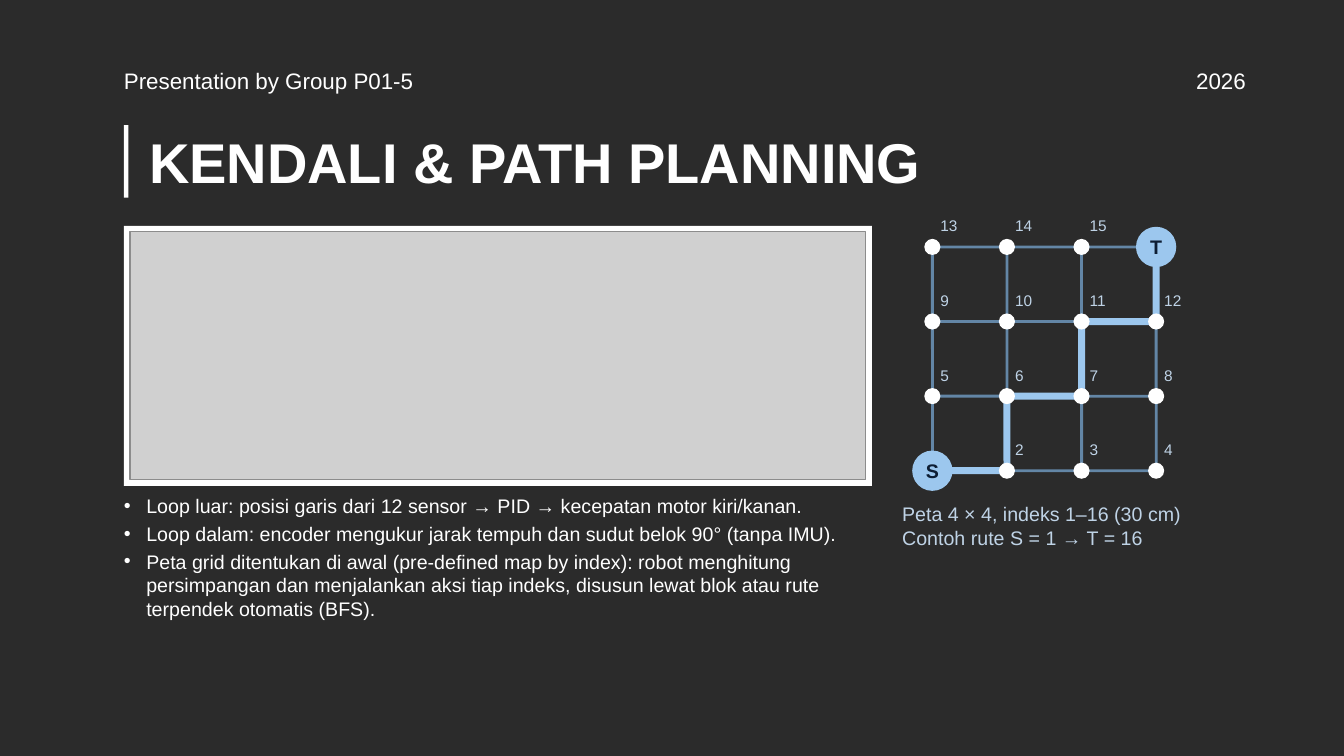
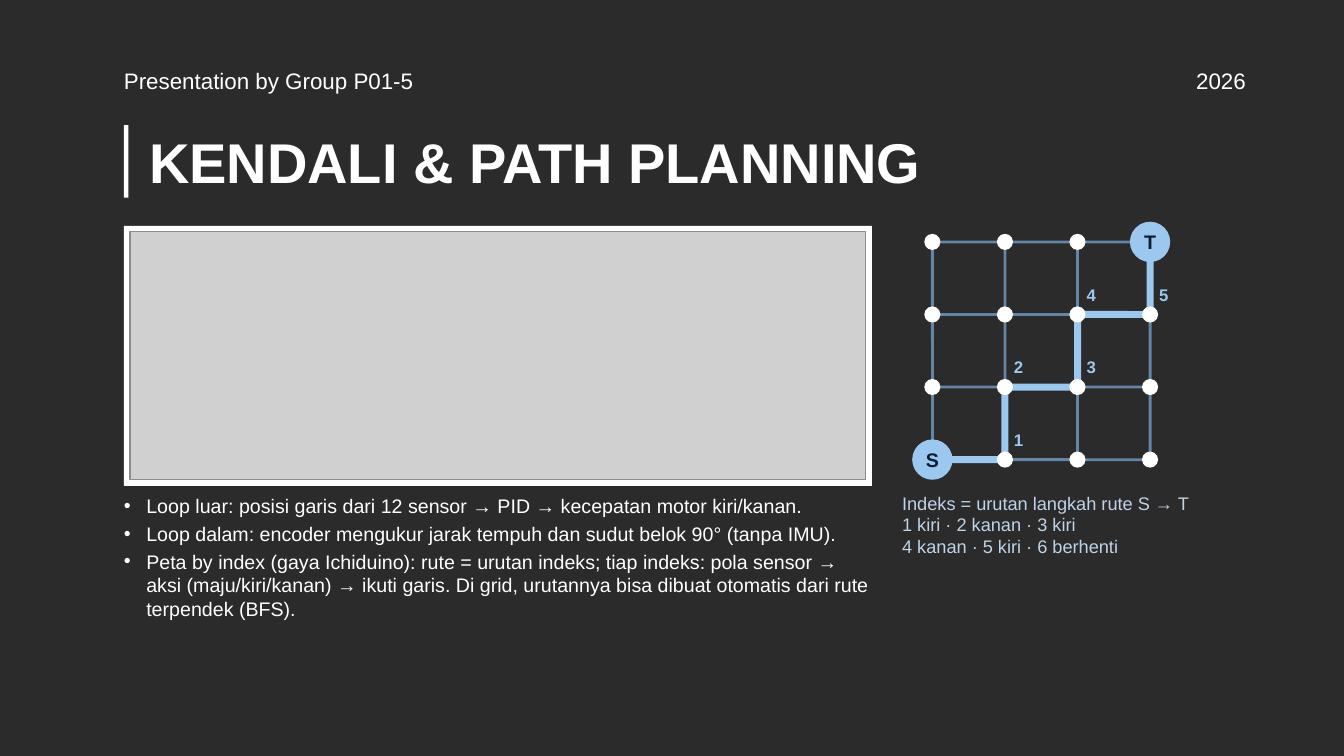
Before and after one commit to Mervs111/Line-Follower-Racer, a slide deck: slide 8 of docs/pitching-rab/LFM_Pitching_RAB_P01-5.pptx. Drawn at 1344x756 pixels with LibreOffice and Linux fonts; fonts in the diff are those of the drawing; grey boxes stand for pictures; background and template pictures are left out; a plain dark background stands for a picture behind light text. Boxes give left, top, right and bottom in pixels: in the first picture for what was removed or moved away, otherwise in the second. Text is boxed around its words. In the diff, an @@ line names an element or a change of style, - is before the commit and + after.

```diff
--- a/docs/pitching-rab/LFM_Pitching_RAB_P01-5.pptx
+++ b/docs/pitching-rab/LFM_Pitching_RAB_P01-5.pptx
@@ text removed at (940,220,957,231) @@
-13
@@ text removed at (1015,220,1032,231) @@
-14
@@ text removed at (1090,220,1107,231) @@
-15
@@ 5 ellipses, 3 lines, 1 text: place and size @@
-5 ellipses, 3 lines, 1 text at (1074,227,1177,396)
+5 ellipses, 3 lines, 1 text at (1070,222,1171,387)
@@ line moved from (933, 247) - (1156, 247) to (933, 242) - (1150, 242) @@
@@ line moved from (933, 247) - (933, 471) to (933, 242) - (933, 460) @@
@@ line moved from (1007, 247) - (1007, 471) to (1005, 242) - (1005, 460) @@
@@ line moved from (1082, 247) - (1082, 471) to (1078, 242) - (1078, 460) @@
@@ line moved from (1156, 247) - (1156, 471) to (1150, 242) - (1150, 460) @@
@@ text removed at (940,295,949,306) @@
-9
@@ text removed at (1015,295,1032,306) @@
-10
@@ size 11 to 12 pt, text colour #BFD3E6 to #9CC7EE, bold on in 4 elements at (1014,361,1023,373), (1087,361,1096,373), (1159,289,1168,301), (1087,289,1096,301) @@
@@ text "4": place and size @@
-text "4" at (1164,444,1173,455)
+text "4" at (1087,289,1096,301)
@@ text removed at (1090,295,1106,306) @@
-11
@@ text "5": place and size @@
-text "5" at (940,370,949,381)
+text "5" at (1159,289,1168,301)
@@ text removed at (1164,295,1181,306) @@
-12
@@ line moved from (933, 322) - (1156, 322) to (933, 315) - (1150, 315) @@
@@ 4 ellipses: place and size @@
-4 ellipses at (925,239,1015,330)
+4 ellipses at (925,234,1013,323)
@@ text "2": place and size @@
-text "2" at (1015,444,1024,455)
+text "2" at (1014,361,1023,373)
@@ text "3": place and size @@
-text "3" at (1090,444,1099,455)
+text "3" at (1087,361,1096,373)
@@ line moved from (933, 396) - (1156, 396) to (933, 387) - (1150, 387) @@
@@ text removed at (1015,370,1024,381) @@
-6
@@ text removed at (1090,370,1099,381) @@
-7
@@ text removed at (1164,370,1173,381) @@
-8
@@ 5 ellipses, 3 lines, 1 text: place and size @@
-5 ellipses, 3 lines, 1 text at (912,388,1082,491)
+5 ellipses, 3 lines, 1 text at (912,379,1078,480)
@@ text added at (1014,434,1023,446), 12 pt, text #9CC7EE, bold @@
+1
@@ line moved from (933, 471) - (1156, 471) to (933, 460) - (1150, 460) @@
@@ 4 ellipses: place and size @@
-4 ellipses at (1074,388,1165,479)
+4 ellipses at (1070,379,1158,468)
@@ text at (902,497,1189,553): text changed; size 14 to 13 pt @@
-Peta 4 × 4, indeks 1–16 (30 cm)
-Contoh rute S = 1 → T = 16
+Indeks = urutan langkah rute S → T
+1 kiri · 2 kanan · 3 kiri
+4 kanan · 5 kiri · 6 berhenti
@@ text at (146,554,868,620): text changed @@
-• Peta grid ditentukan di awal (pre-defined map by index): robot menghitung persimpangan dan menjalankan aksi tiap indeks, disusun lewat blok atau rute terpendek otomatis (BFS).
+• Peta by index (gaya Ichiduino): rute = urutan indeks; tiap indeks: pola sensor → aksi (maju/kiri/kanan) → ikuti garis. Di grid, urutannya bisa dibuat otomatis dari rute terpendek (BFS).
```
Also in this commit, not shown: 2 other slides changed, 8 other files.
